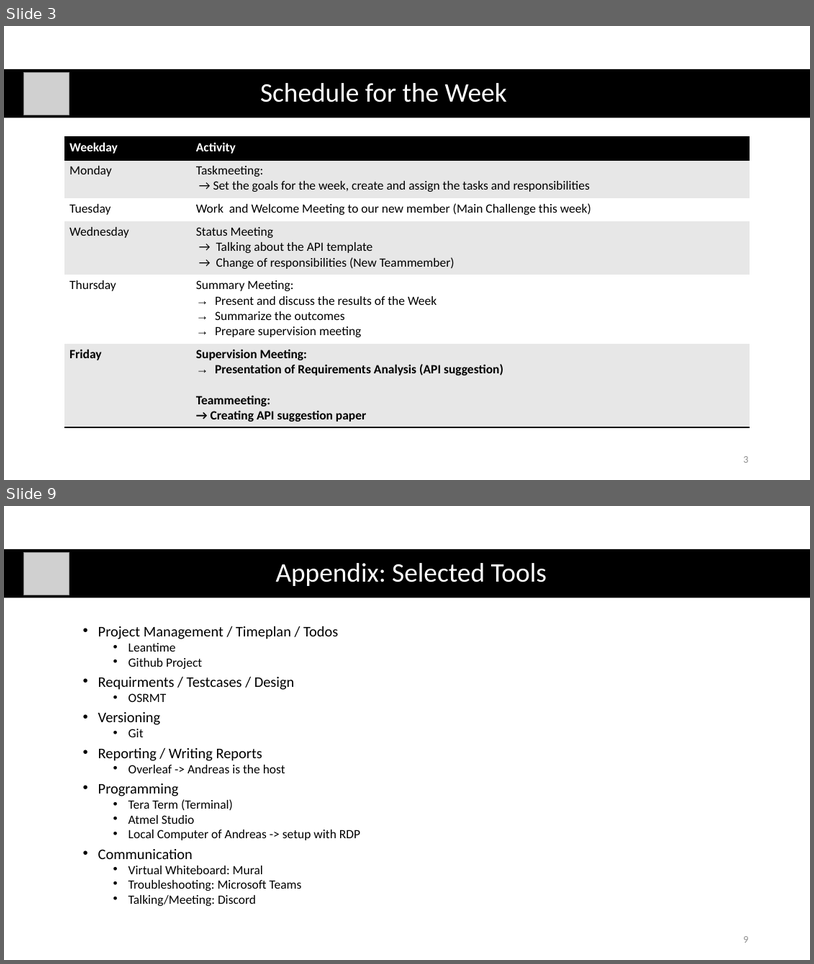
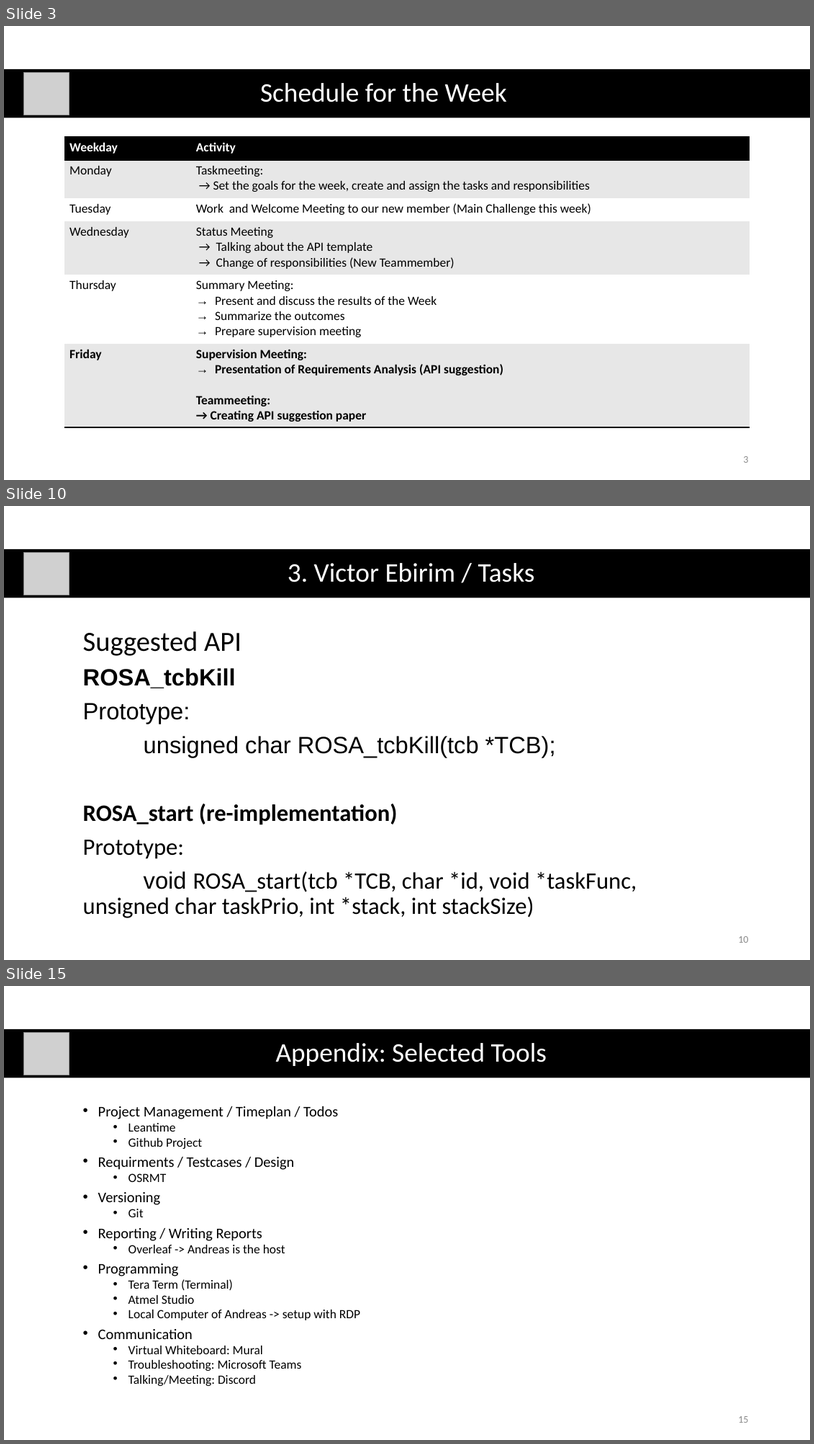
Before and after one commit to AymenNouidha/Rosa, a slide deck: 04_Presentations/01_Supervision_Meetings/02_Supervision_Meeting.pptx. Shown one above the other, each under a label of ours: slides 3 and 9 before the commit, slides 3, 10 and 15 after it; the slides between them are not shown. The pictures are 814x964 and 814x1444 pixels, drawn with LibreOffice and Linux fonts; fonts in the diff are those of the drawing; grey boxes stand for pictures. Boxes give left, top, right and bottom in pixels: in the first picture for what was removed or moved away, otherwise in the second. Text is boxed around its words. In the diff, an @@ line names an element or a change of style, - is before the commit and + after.

```diff
--- a/04_Presentations/01_Supervision_Meetings/02_Supervision_Meeting.pptx
+++ b/04_Presentations/01_Supervision_Meetings/02_Supervision_Meeting.pptx
@@ slide 10 added at (4,506,810,960), background #FFFFFF @@
@@ rectangle added at (4,549,810,598), fill #000000 @@
@@ picture added at (24,552,70,595) @@
@@ title added at (288,563,535,582), 32 pt, text #FFFFFF @@
+3. Victor Ebirim / Tasks
@@ text added at (83,631,637,918), 28 pt, text #000000 @@
+Suggested API
+ROSA_tcbKill
+Prototype:
+unsigned char ROSA_tcbKill(tcb *TCB);
+ROSA_start (re-implementation)
+Prototype:
+void ROSA_start(tcb *TCB, char *id, void *taskFunc, unsigned char taskPrio, int *stack, int stackSize)
@@ page number added at (738,936,748,942), 12 pt, text #8C8C8C @@
+10
@@ what was slide 9 is now slide 15 @@
@@ page number at (738,1416,748,1422): text changed @@
-9
+15
```
Also in this commit, not shown: 7 slides changed, 6 other slides added, 19 other files.
